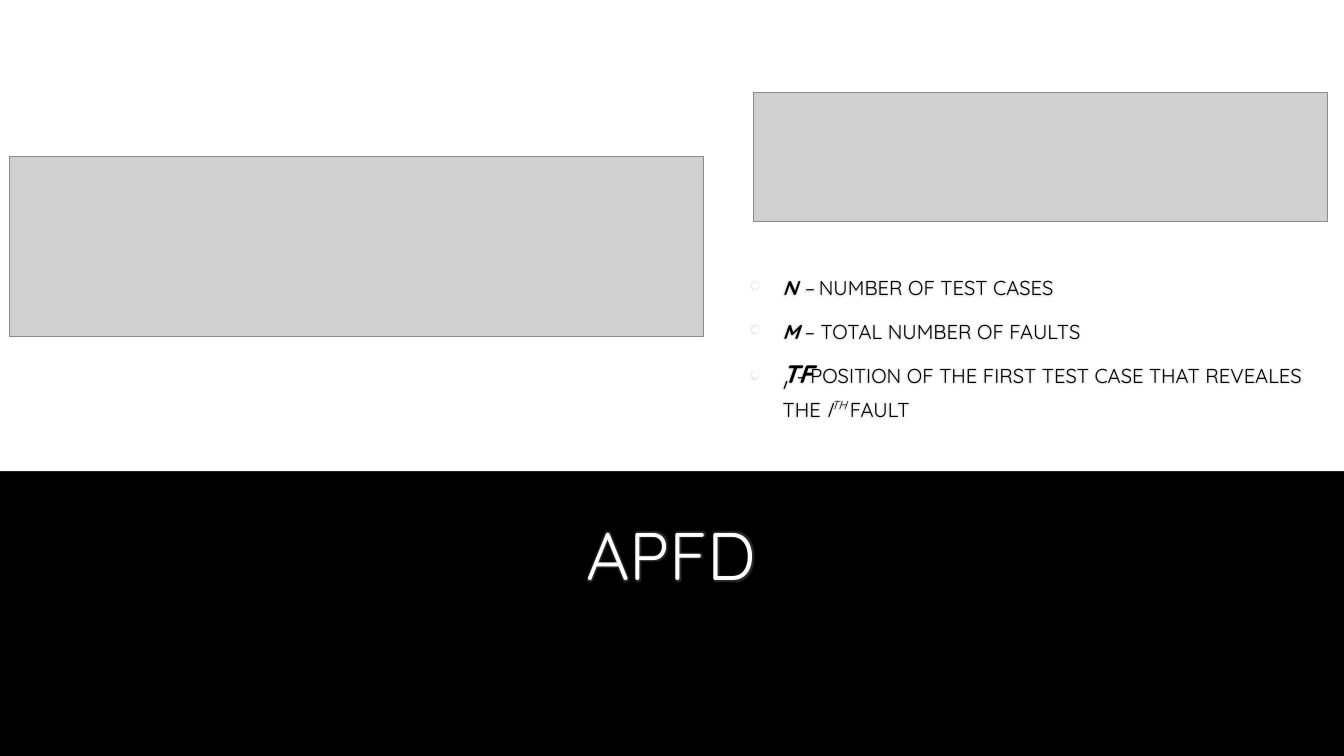
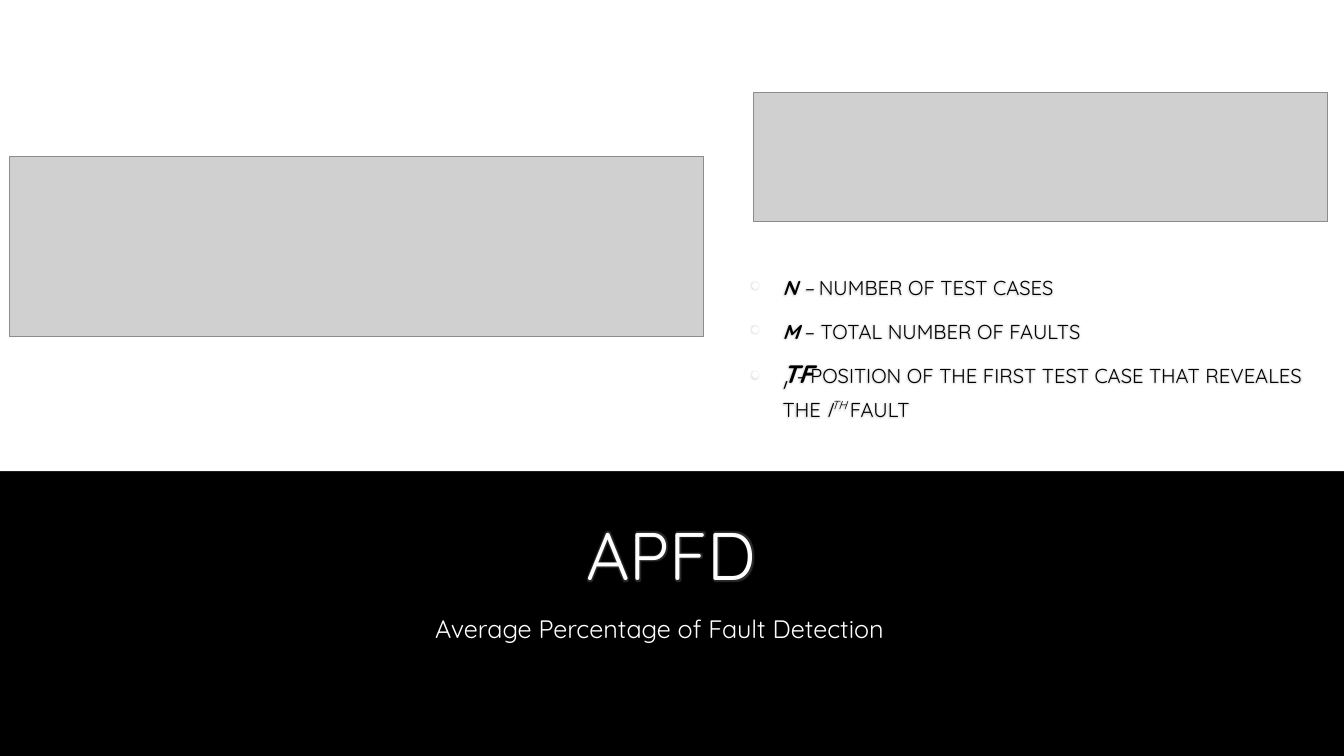
Before and after one commit to johnnylousas/Master-Thesis, a slide deck: slide 4 of presentations/resultsAPFD.pptx. Drawn at 1344x756 pixels with LibreOffice and Linux fonts; fonts in the diff are those of the drawing; grey boxes stand for pictures; background and template pictures are left out. Boxes give left, top, right and bottom in pixels: in the first picture for what was removed or moved away, otherwise in the second. Text is boxed around its words. In the diff, an @@ line names an element or a change of style, - is before the commit and + after.

```diff
--- a/presentations/resultsAPFD.pptx
+++ b/presentations/resultsAPFD.pptx
@@ text added at <box>435,619,884,643</box>, 18 pt, text #FFFFFF @@
+Average Percentage of Fault Detection
```
Also in this commit, not shown: 1 other slide changed.
